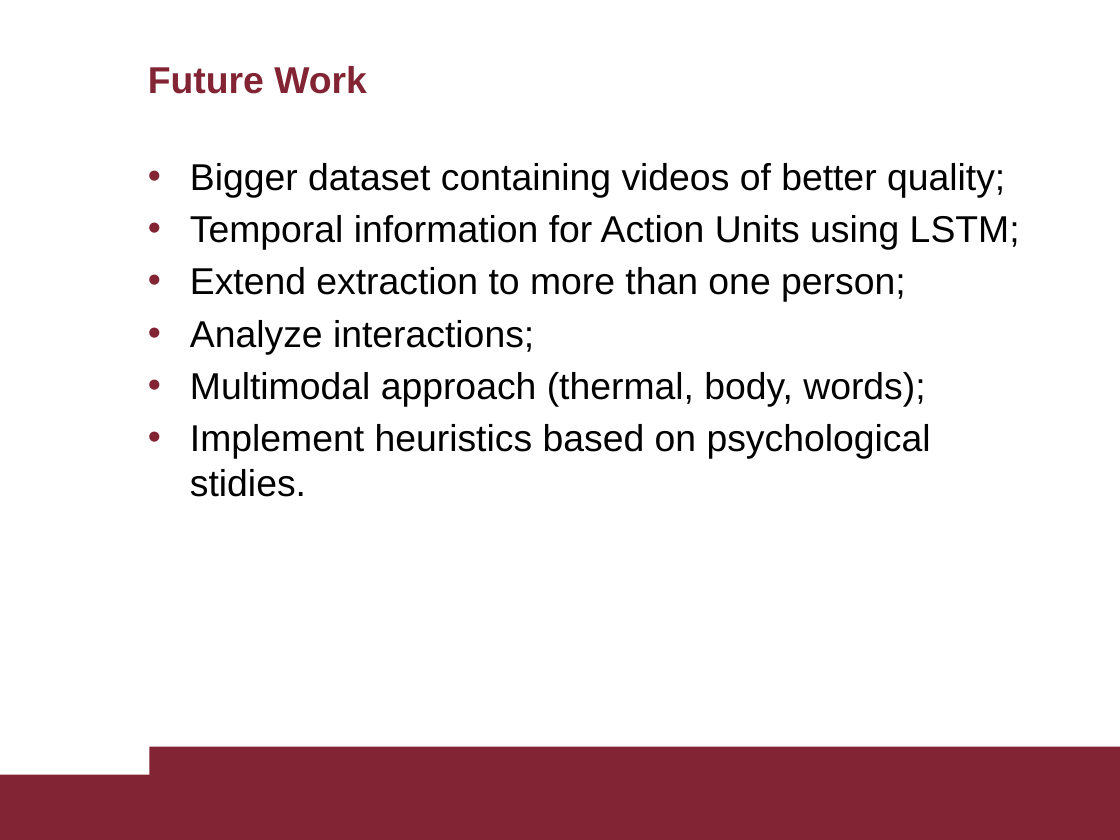
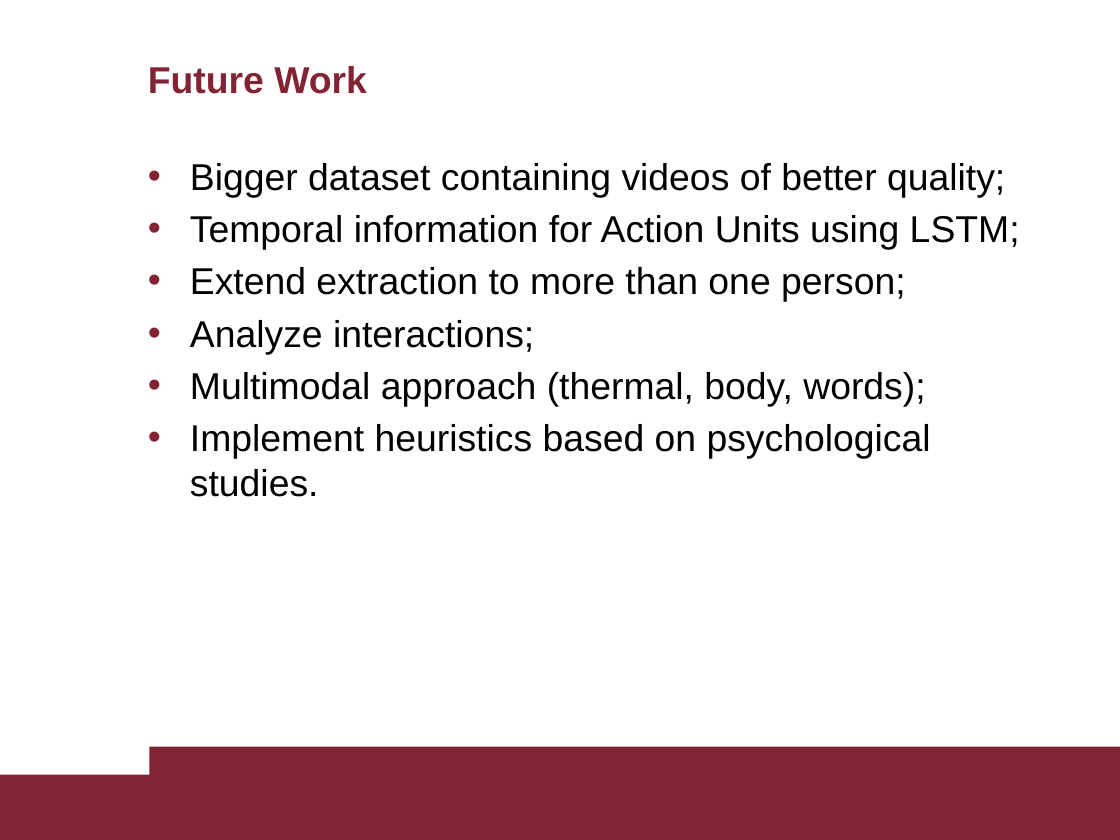
Before and after one commit to AscaL/thesis, a slide deck: slide 23 of Tesi Emanuele Orfanelli 1383726.pptx. Drawn at 1120x840 pixels with LibreOffice and Linux fonts; fonts in the diff are those of the drawing. Boxes give left, top, right and bottom in pixels: in the first picture for what was removed or moved away, otherwise in the second. Text is boxed around its words. In the diff, an @@ line names an element or a change of style, - is before the commit and + after.

```diff
--- a/Tesi Emanuele Orfanelli 1383726.pptx
+++ b/Tesi Emanuele Orfanelli 1383726.pptx
@@ text at (x1=190, y1=424, x2=931, y2=497): text changed @@
-• Implement heuristics based on psychological stidies.
+• Implement heuristics based on psychological studies.
```
Also in this commit, not shown: 23 other slides changed.
